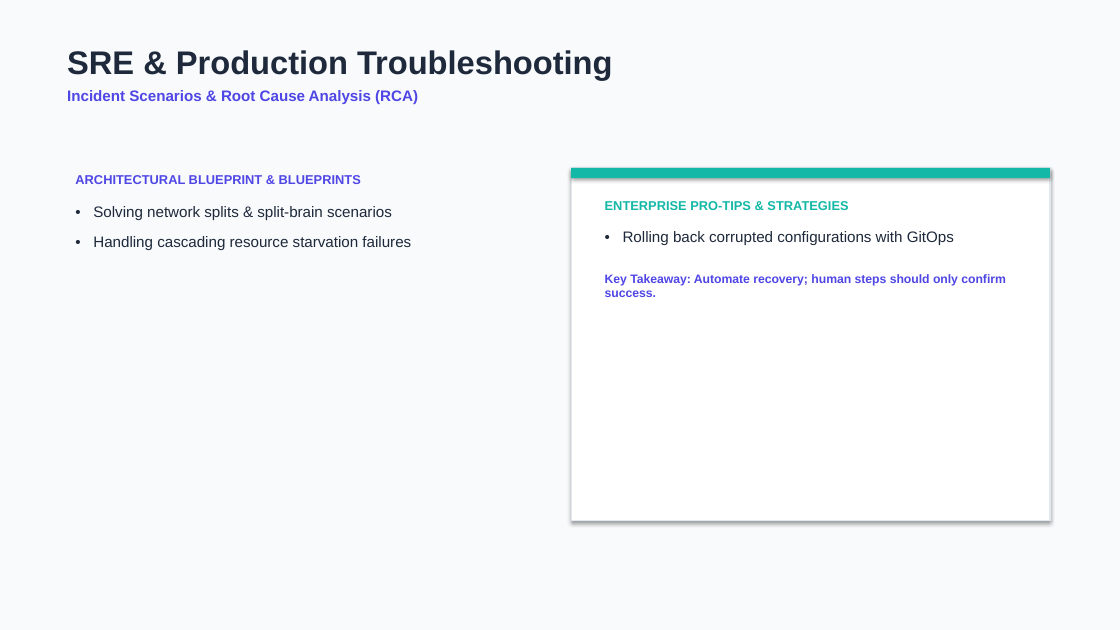
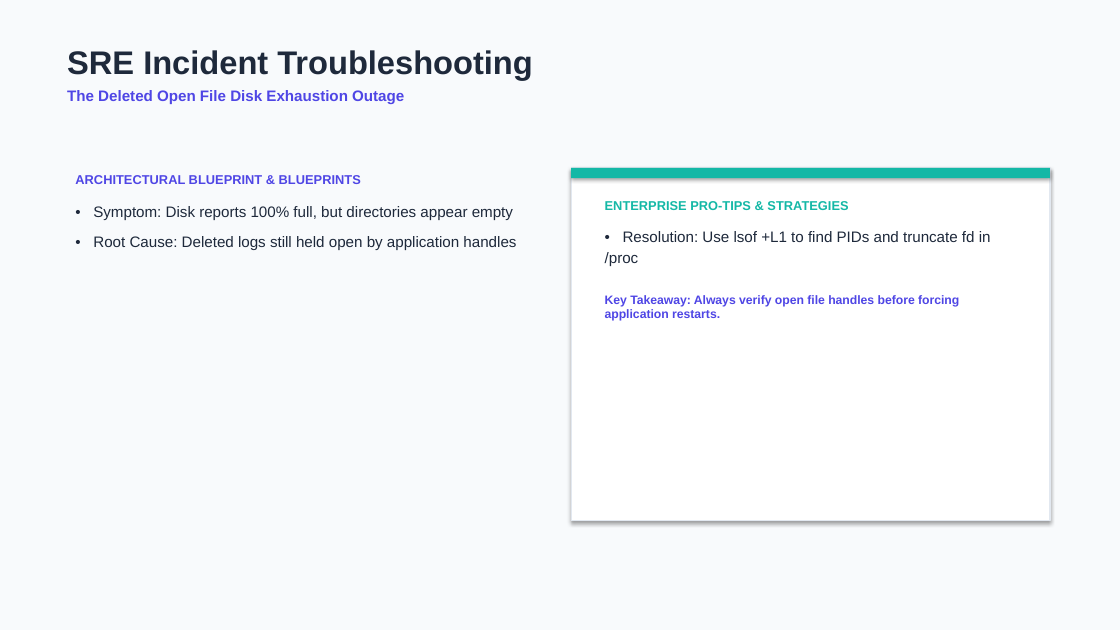
Before and after one commit to Ashu1896/devops_learning_pipeline, a slide deck: slide 4 of linux/presentation/linux.pptx. Drawn at 1120x630 pixels with LibreOffice and Linux fonts; fonts in the diff are those of the drawing. Boxes give left, top, right and bottom in pixels: in the first picture for what was removed or moved away, otherwise in the second. Text is boxed around its words. In the diff, an @@ line names an element or a change of style, - is before the commit and + after.

```diff
--- a/linux/presentation/linux.pptx
+++ b/linux/presentation/linux.pptx
@@ text at box(67, 50, 532, 104): text changed @@
-SRE & Production Troubleshooting
-Incident Scenarios & Root Cause Analysis (RCA)
+SRE Incident Troubleshooting
+The Deleted Open File Disk Exhaustion Outage
@@ text at box(93, 206, 516, 250): text changed @@
-• Solving network splits & split-brain scenarios
-• Handling cascading resource starvation failures
+• Symptom: Disk reports 100% full, but directories appear empty
+• Root Cause: Deleted logs still held open by application handles
@@ text at box(605, 231, 991, 321): text changed @@
-• Rolling back corrupted configurations with GitOps
-Key Takeaway: Automate recovery; human steps should only confirm success.
+• Resolution: Use lsof +L1 to find PIDs and truncate fd in /proc
+Key Takeaway: Always verify open file handles before forcing application restarts.
```
Also in this commit, not shown: 4 other slides changed, 5 other files.
